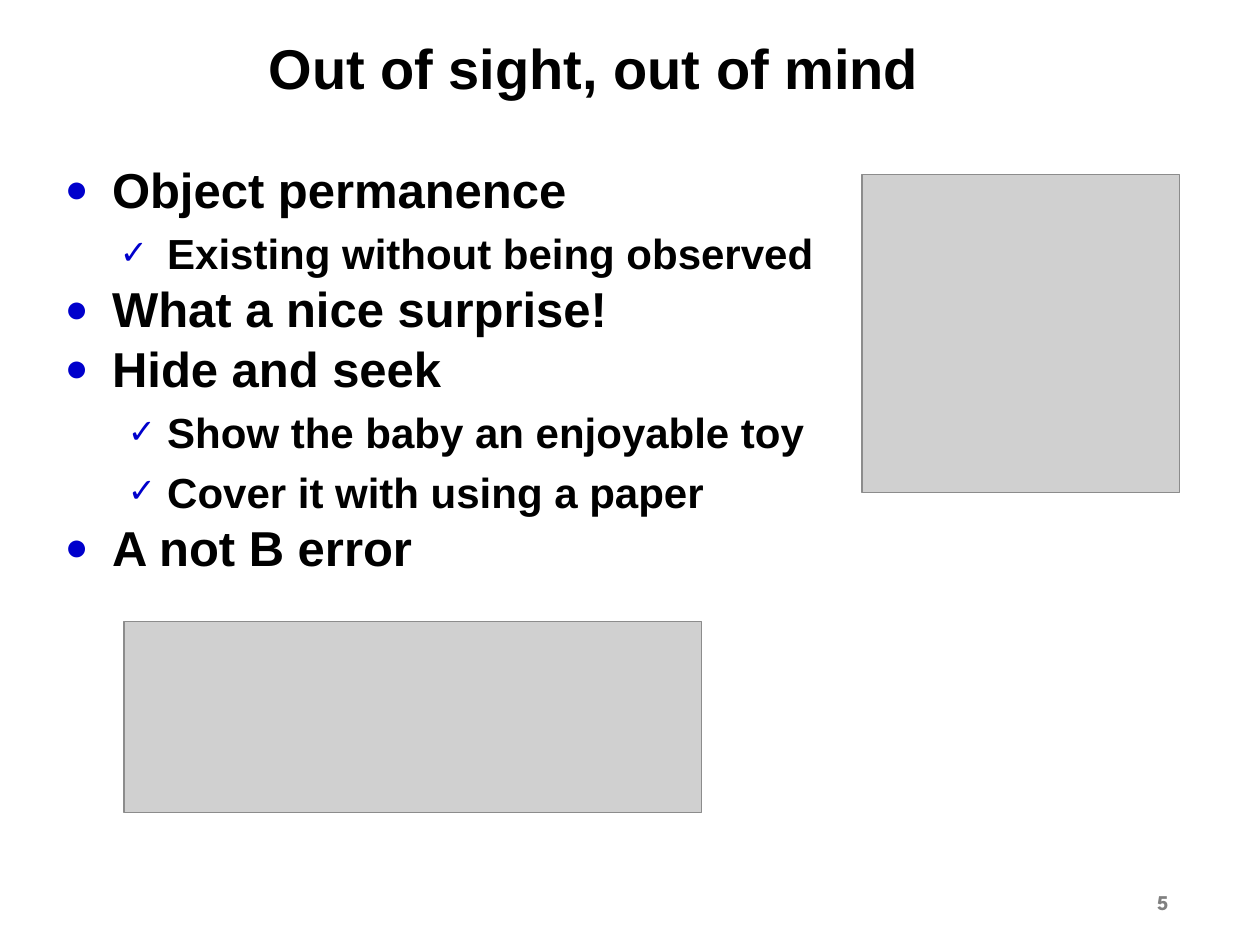
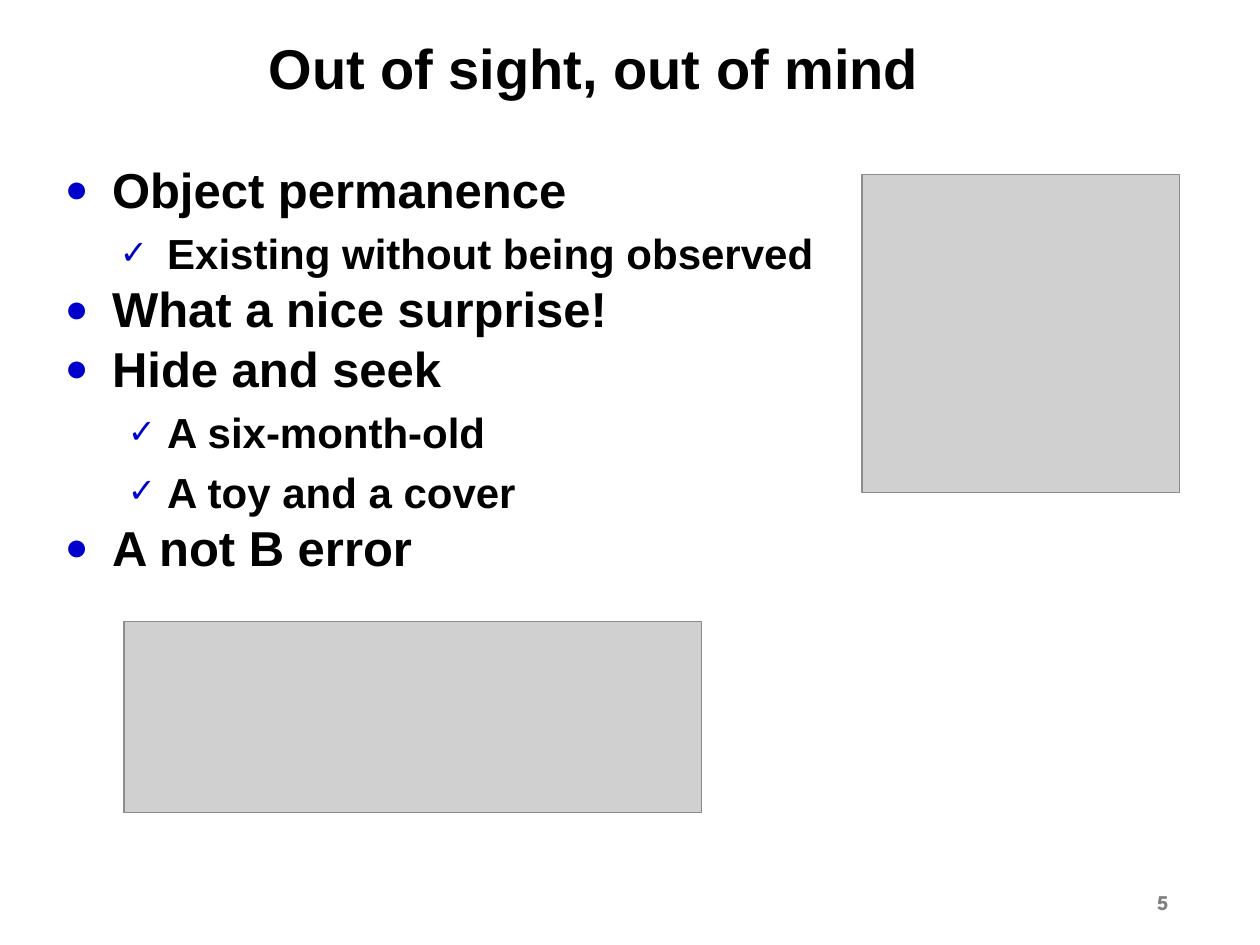
Before and after one commit to markalos/mischellous, a slide deck: slide 5 of cognitive theory.ppt. Drawn at 1260x945 pixels with LibreOffice and Linux fonts; fonts in the diff are those of the drawing; grey boxes stand for pictures; background and template pictures are left out. Boxes give left, top, right and bottom in pixels: in the first picture for what was removed or moved away, otherwise in the second. Text is boxed around its words. In the diff, an @@ line names an element or a change of style, - is before the commit and + after.

```diff
--- a/cognitive theory.ppt
+++ b/cognitive theory.ppt
@@ text at (x1=167, y1=417, x2=516, y2=516): text changed @@
-  ✓ Show the baby an enjoyable toy
-  ✓ Cover it with using a paper
+  ✓ A six-month-old
+  ✓ A toy and a cover
```
Also in this commit, not shown: 1 other slide changed, 1 slide added.
